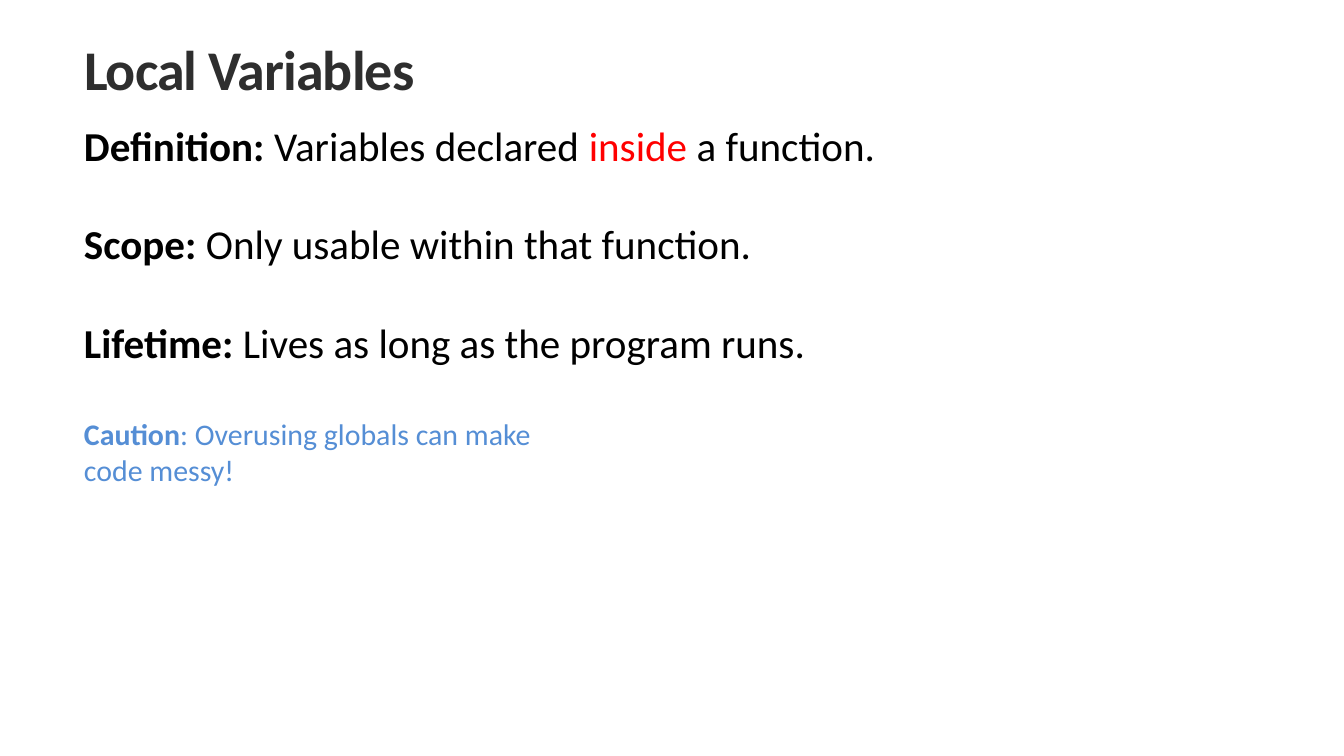
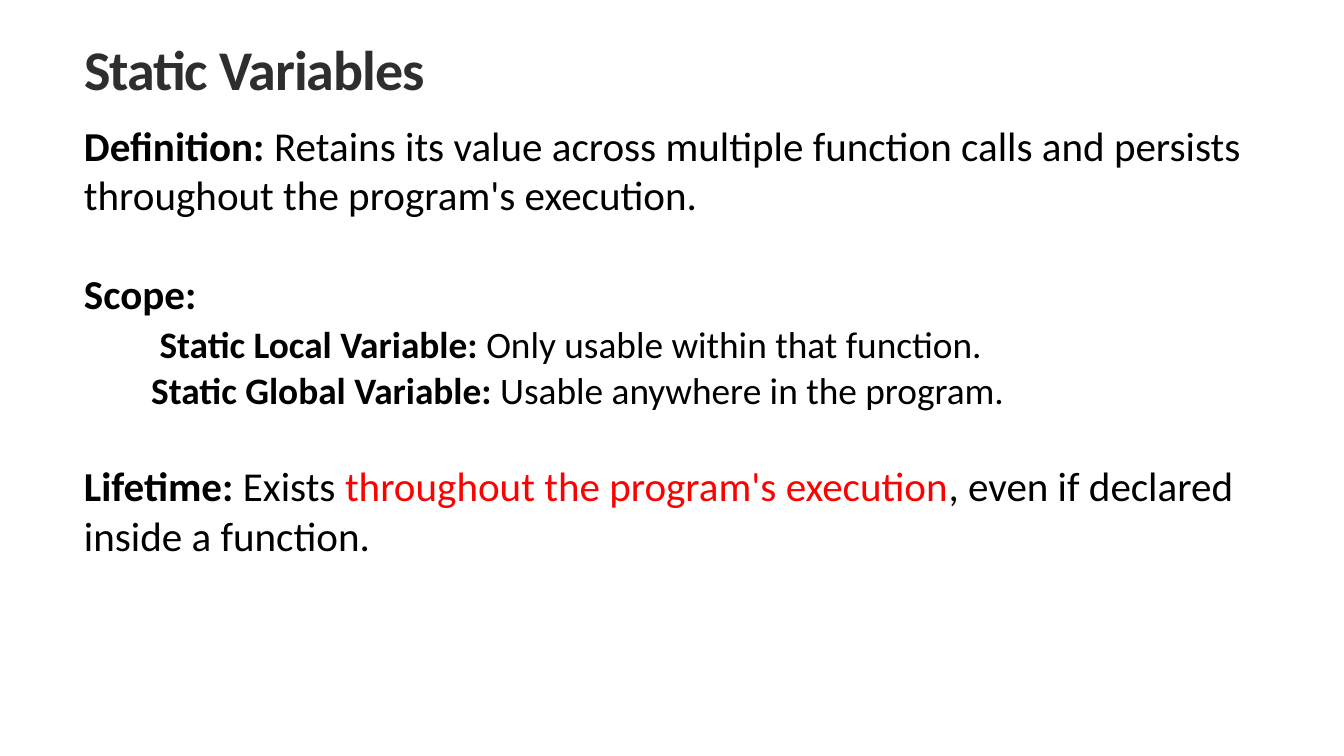
Before and after one commit to UKhayam/Programming-Fundamentals, a slide deck: slide 19 of PF-Lecture-08.pptx. Drawn at 1344x756 pixels with LibreOffice and Linux fonts; fonts in the diff are those of the drawing. Boxes give left, top, right and bottom in pixels: in the first picture for what was removed or moved away, otherwise in the second. Text is boxed around its words. In the diff, an @@ line names an element or a change of style, - is before the commit and + after.

```diff
--- a/PF-Lecture-08.pptx
+++ b/PF-Lecture-08.pptx
@@ text at box(84, 50, 425, 91): text changed @@
-Local Variables
+Static Variables
@@ text at box(84, 132, 1240, 552): text changed @@
-Definition: Variables declared inside a function.
-Scope: Only usable within that function.
-Lifetime: Lives as long as the program runs.
-Caution: Overusing globals can make
-code messy!
+Definition: Retains its value across multiple function calls and persists throughout the program's execution.
+Scope:
+Static Local Variable: Only usable within that function.
+Static Global Variable: Usable anywhere in the program.
+Lifetime: Exists throughout the program's execution, even if declared inside a function.
```
Also in this commit, not shown: 4 other slides changed, 6 slides added.
